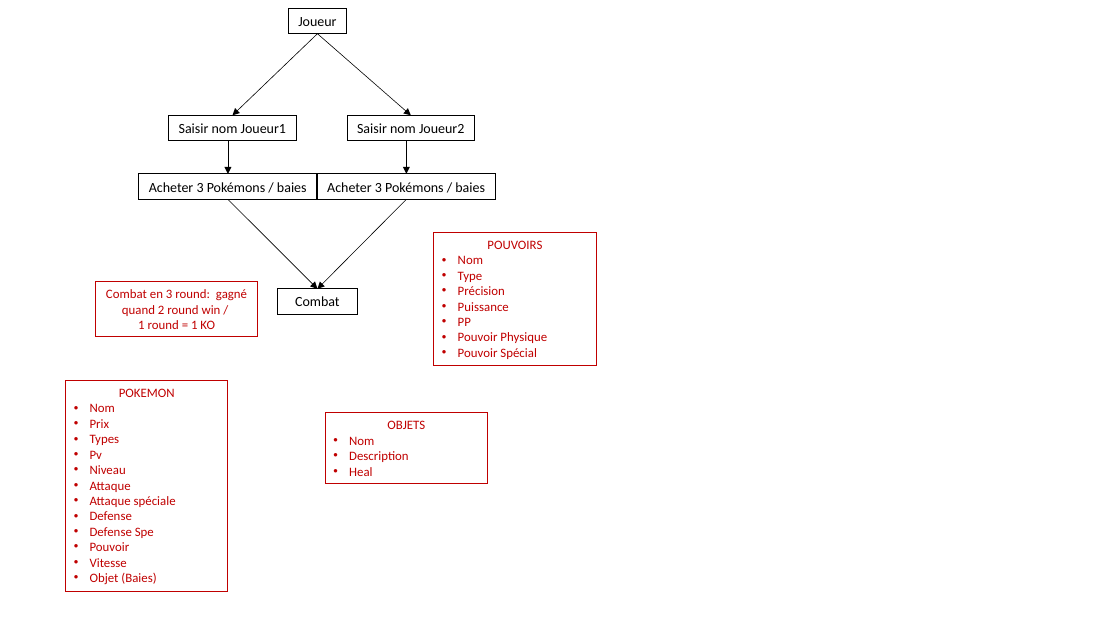
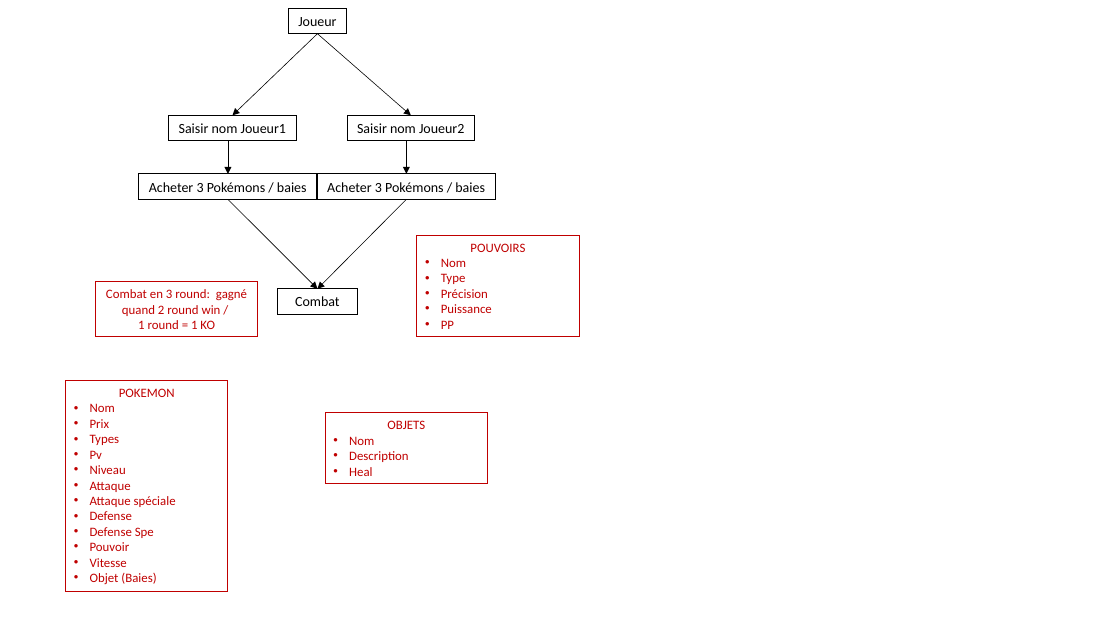
Before and after one commit to EldRaveunAeshsja/pokemonJulienArnaud, a slide deck: slide 1 of Resume.pptx. Drawn at 1120x630 pixels with LibreOffice and Linux fonts; fonts in the diff are those of the drawing. Boxes give left, top, right and bottom in pixels: in the first picture for what was removed or moved away, otherwise in the second. Text is boxed around its words. In the diff, an @@ line names an element or a change of style, - is before the commit and + after.

```diff
--- a/Resume.pptx
+++ b/Resume.pptx
@@ rectangle "POUVOIRS": place and size @@
-rectangle "POUVOIRS" at (434,233,596,365)
+rectangle "POUVOIRS" at (417,235,579,337)
@@ text in rectangle at (458,332,547,359): paragraphs removed @@
-• Pouvoir Physique
-• Pouvoir Spécial
```
Also in this commit, not shown: 3 other files.
